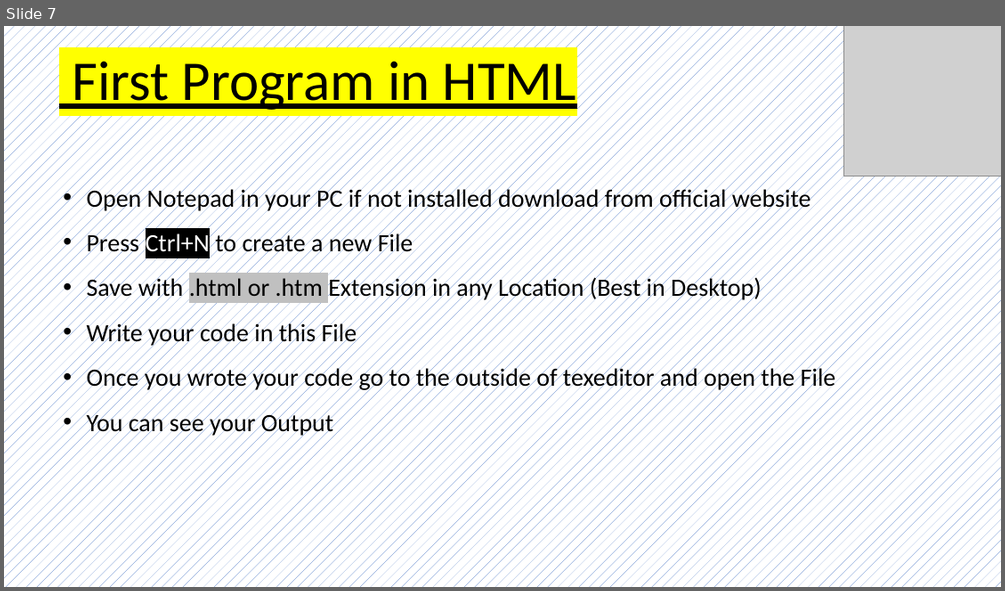
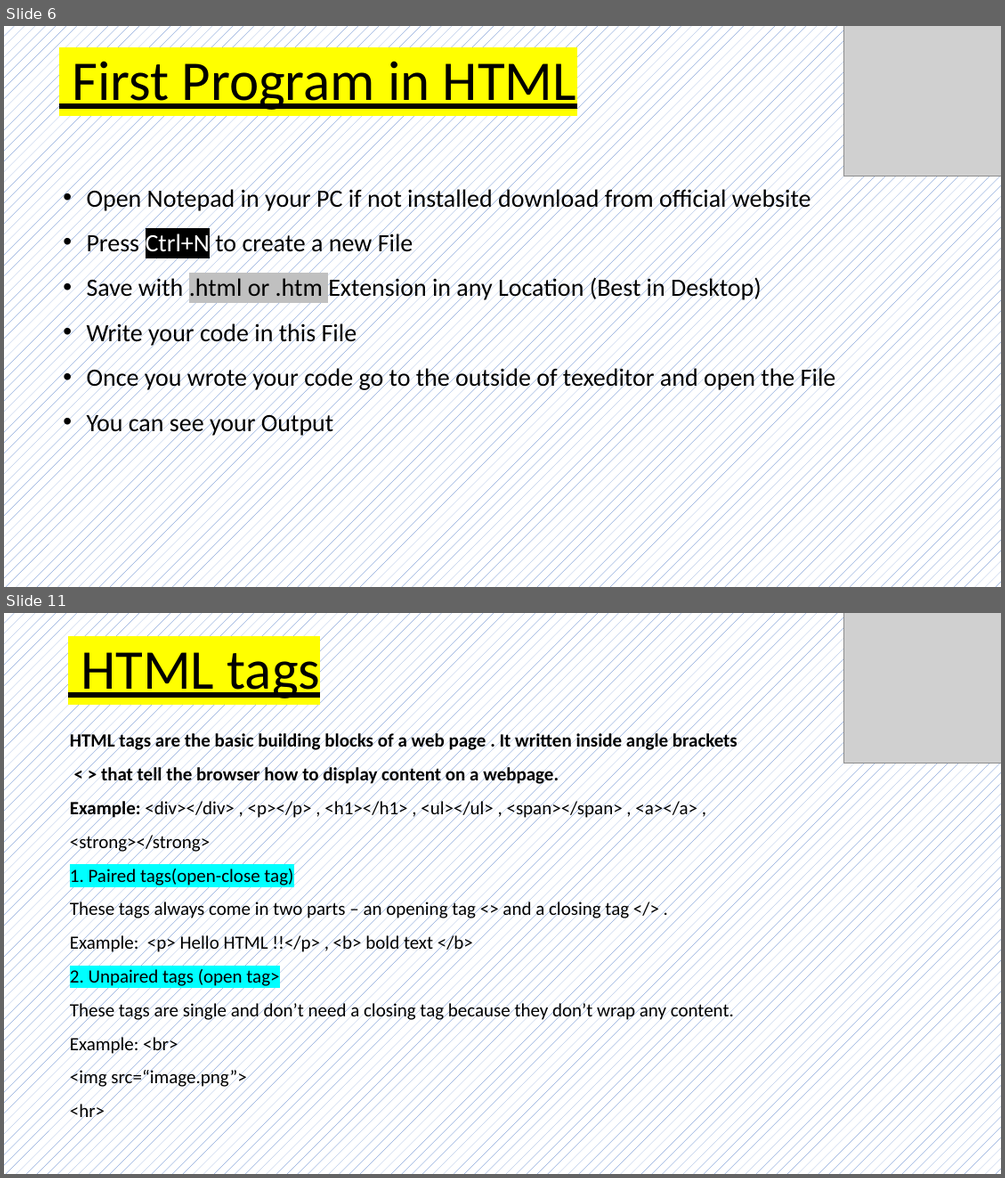
Before and after one commit to Pankajdas0025/Youtube-Tutorials-Notes, a slide deck: HTML Tutorial/Complete html tutorial notes.pptx. Shown one above the other, each under a label of ours: slide 7 before the commit, slides 6 and 11 after it; the slides between them are not shown. The pictures are 1005x591 and 1005x1178 pixels, drawn with LibreOffice and Linux fonts; fonts in the diff are those of the drawing; grey boxes stand for pictures. Boxes give left, top, right and bottom in pixels: in the first picture for what was removed or moved away, otherwise in the second. Text is boxed around its words. In the diff, an @@ line names an element or a change of style, - is before the commit and + after.

```diff
--- a/HTML Tutorial/Complete html tutorial notes.pptx
+++ b/HTML Tutorial/Complete html tutorial notes.pptx
@@ slide 11 added at [4,613,1001,1174], background pattern #4472C4 on #FFFFFF @@
@@ picture added at [844,613,1001,763] @@
@@ text added at [81,642,321,703], 54 pt, text #000000, underline @@
+HTML tags
@@ text added at [70,731,737,1123], 18 pt, text #000000 @@
+  HTML tags are the basic building blocks of a web page . It written inside angle brackets
+  < > that tell the browser how to display content on a webpage.
+  Example: <div></div> , <p></p> , <h1></h1> , <ul></ul> , <span></span> , <a></a> , <strong></strong>
+  1. Paired tags(open-close tag)
+  These tags always come in two parts – an opening tag <> and a closing tag </> .
+  Example: <p> Hello HTML !!</p> , <b> bold text </b>
+  2. Unpaired tags (open tag>
+  These tags are single and don’t need a closing tag because they don’t wrap any content.
+  Example: <br>
+  <img src=“image.png”>
+  <hr>
@@ what was slide 7 is now slide 6 @@
```
Also in this commit, not shown: 2 slides changed, 3 other slides added, 2 slides removed, 1 other file.
